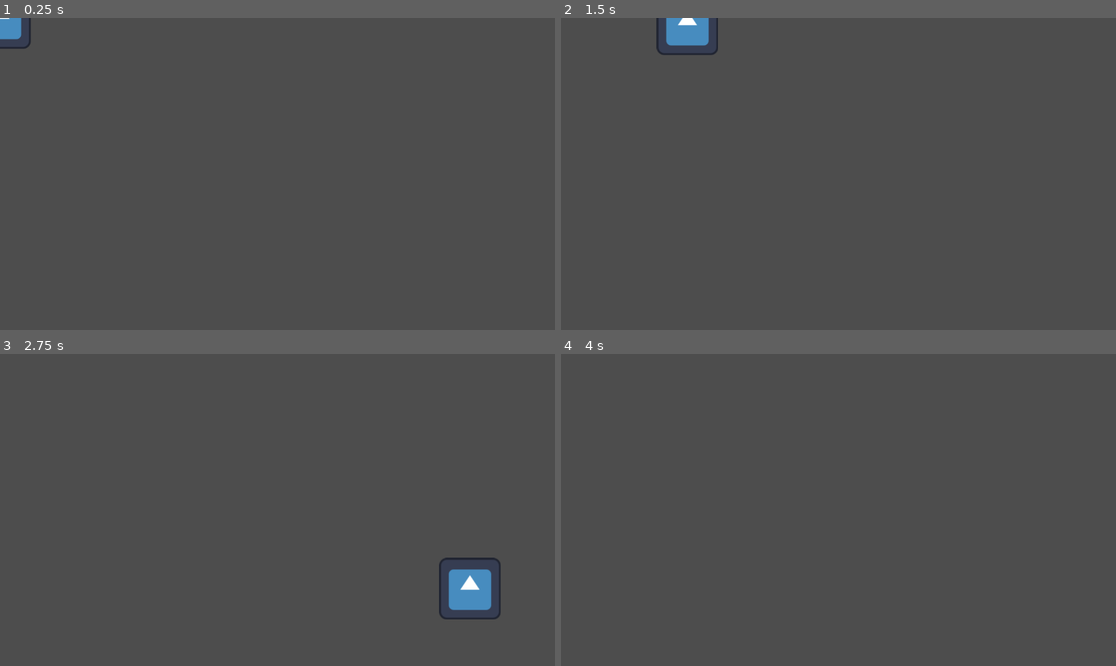
Above: before the commit, frames 1-4 (two rows, left to right).
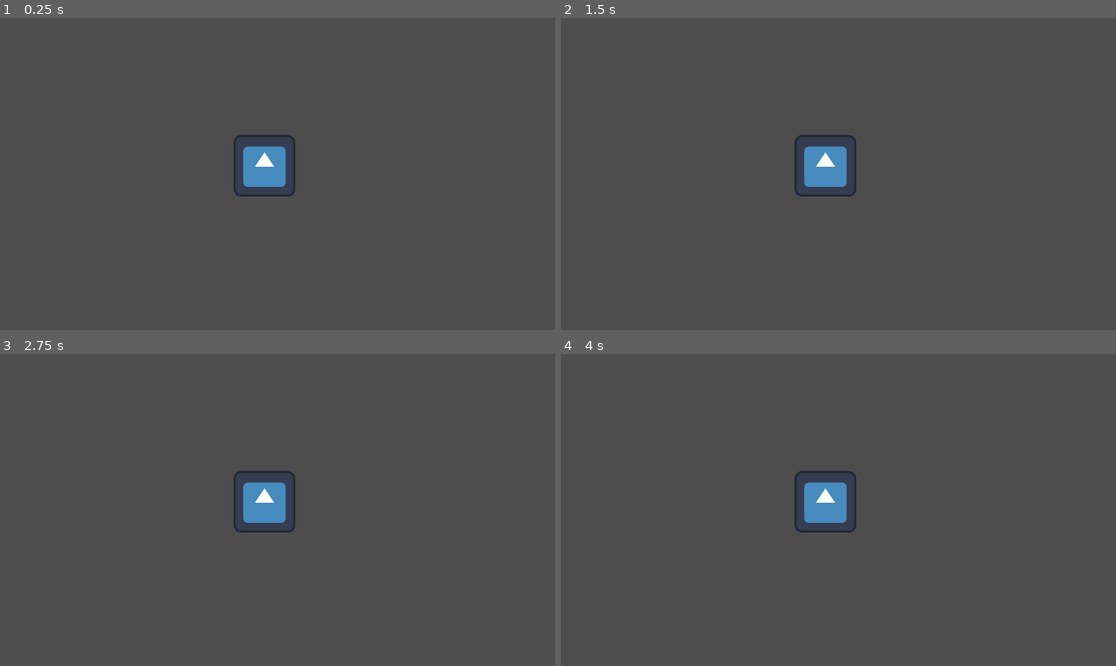
Above: after the commit, the same moments.

Repository: MauroEscalante-Hub/Symphony-of-the-Cryptids
Game: Godot game, scene res://Personaje.tscn
Two runs of this game, one before a commit and one after it. Both use one fixed random seed, a clock stepped at 60 frames per second and the inputs below. The engine's default icon, where the game draws it, is replaced by a stand-in: a white triangle on a blue panel in a dark square.
Inputs:
- Up to frame 1 (0.25 s): no input
- Up to frame 2 (1.5 s): tap Enter at 0.5 s; hold Right (ui_right) 0.53-1.28 s; hold Down (ui_down) from 1.28 s (still down)
- Up to frame 3 (2.75 s): release Down (ui_down) at 2.03 s; hold Right (ui_right) from 2.03 s (still down)
- Up to frame 4 (4 s): release Right (ui_right) at 2.78 s; hold Up (ui_up) 2.78-3.53 s; tap Space at 3.5 s; hold Left (ui_left) from 3.53 s (still down)

The runs differ from the first frame. In frame 1, 1.6% of the frame differs, in the area x 0-54%, y 0-58%; in frame 2, 2.1%; in frame 3, 2.6%, in the area x 42-91%, y 37-86%; in frame 4, 1.3%.

Commit message:
Simplifique un poco el codigo
Simplifique el código con el input get_vector y le añadí las entradas por teclado de A,D,W,S.

Diff:
--- a/symphony-of-the-cryptids/Personaje.gd
+++ b/symphony-of-the-cryptids/Personaje.gd
@@ -1,19 +1,12 @@
 extends CharacterBody2D
 
-@export var speed: int = 10
-var direction = Vector2(0,0)
+@export var Velocidad: int = 50
 
 func _physics_process(_delta):
 
+	var Direccion = Input.get_vector("Izquierda", "Derecha", "Arriba", "Abajo")
+	velocity = Direccion * Velocidad
 
-	if Input.is_action_pressed("ui_right"):
-		direction.x += 1
-	if Input.is_action_pressed("ui_left"):
-		direction.x -= 1
-	if Input.is_action_pressed("ui_down"):
-		direction.y += 1
-	if Input.is_action_pressed("ui_up"):
-		direction.y -= 1
 
-	velocity = direction * speed
+
 	move_and_slide()
--- a/symphony-of-the-cryptids/Personaje.tscn
+++ b/symphony-of-the-cryptids/Personaje.tscn
@@ -6,6 +6,7 @@
 [sub_resource type="RectangleShape2D" id="RectangleShape2D_48aib"]
 
 [node name="Personaje" type="CharacterBody2D" unique_id=1790913944]
+position = Vector2(549, 307)
 script = ExtResource("1_48aib")
 metadata/_edit_group_ = true
 
--- a/symphony-of-the-cryptids/project.godot
+++ b/symphony-of-the-cryptids/project.godot
@@ -15,6 +15,29 @@
 config/features=PackedStringArray("4.6", "GL Compatibility")
 config/icon="res://icon.svg"
 
+[input]
+
+Arriba={
+"deadzone": 0.2,
+"events": [Object(InputEventKey,"resource_local_to_scene":false,"resource_name":"","device":-1,"window_id":0,"alt_pressed":false,"shift_pressed":false,"ctrl_pressed":false,"meta_pressed":false,"pressed":false,"keycode":0,"physical_keycode":87,"key_label":0,"unicode":119,"location":0,"echo":false,"script":null)
+]
+}
+Izquierda={
+"deadzone": 0.2,
+"events": [Object(InputEventKey,"resource_local_to_scene":false,"resource_name":"","device":-1,"window_id":0,"alt_pressed":false,"shift_pressed":false,"ctrl_pressed":false,"meta_pressed":false,"pressed":false,"keycode":0,"physical_keycode":65,"key_label":0,"unicode":97,"location":0,"echo":false,"script":null)
+]
+}
+Derecha={
+"deadzone": 0.2,
+"events": [Object(InputEventKey,"resource_local_to_scene":false,"resource_name":"","device":-1,"window_id":0,"alt_pressed":false,"shift_pressed":false,"ctrl_pressed":false,"meta_pressed":false,"pressed":false,"keycode":0,"physical_keycode":68,"key_label":0,"unicode":100,"location":0,"echo":false,"script":null)
+]
+}
+Abajo={
+"deadzone": 0.2,
+"events": [Object(InputEventKey,"resource_local_to_scene":false,"resource_name":"","device":-1,"window_id":0,"alt_pressed":false,"shift_pressed":false,"ctrl_pressed":false,"meta_pressed":false,"pressed":false,"keycode":0,"physical_keycode":83,"key_label":0,"unicode":115,"location":0,"echo":false,"script":null)
+]
+}
+
 [physics]
 
 3d/physics_engine="Jolt Physics"
